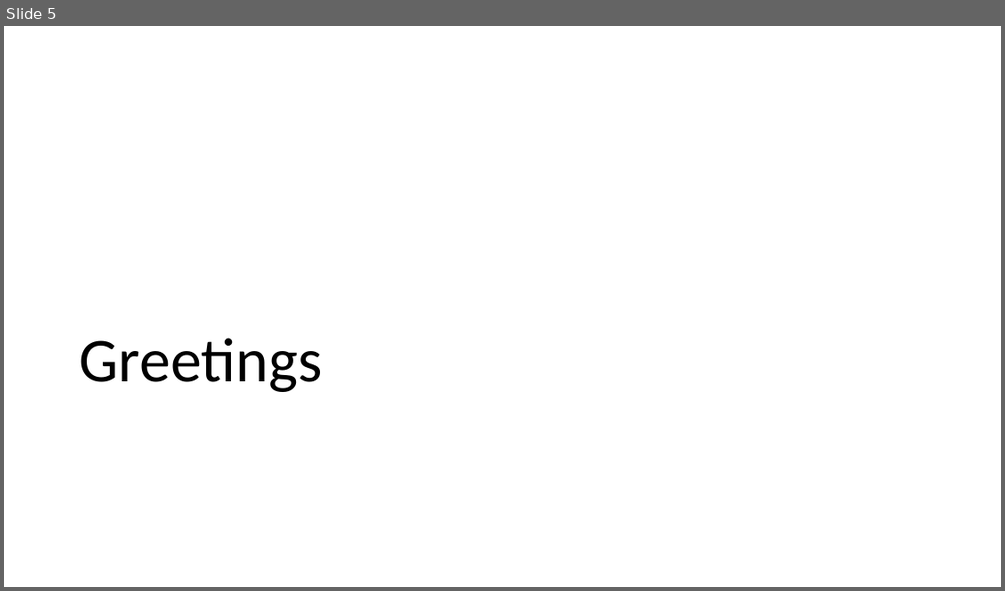
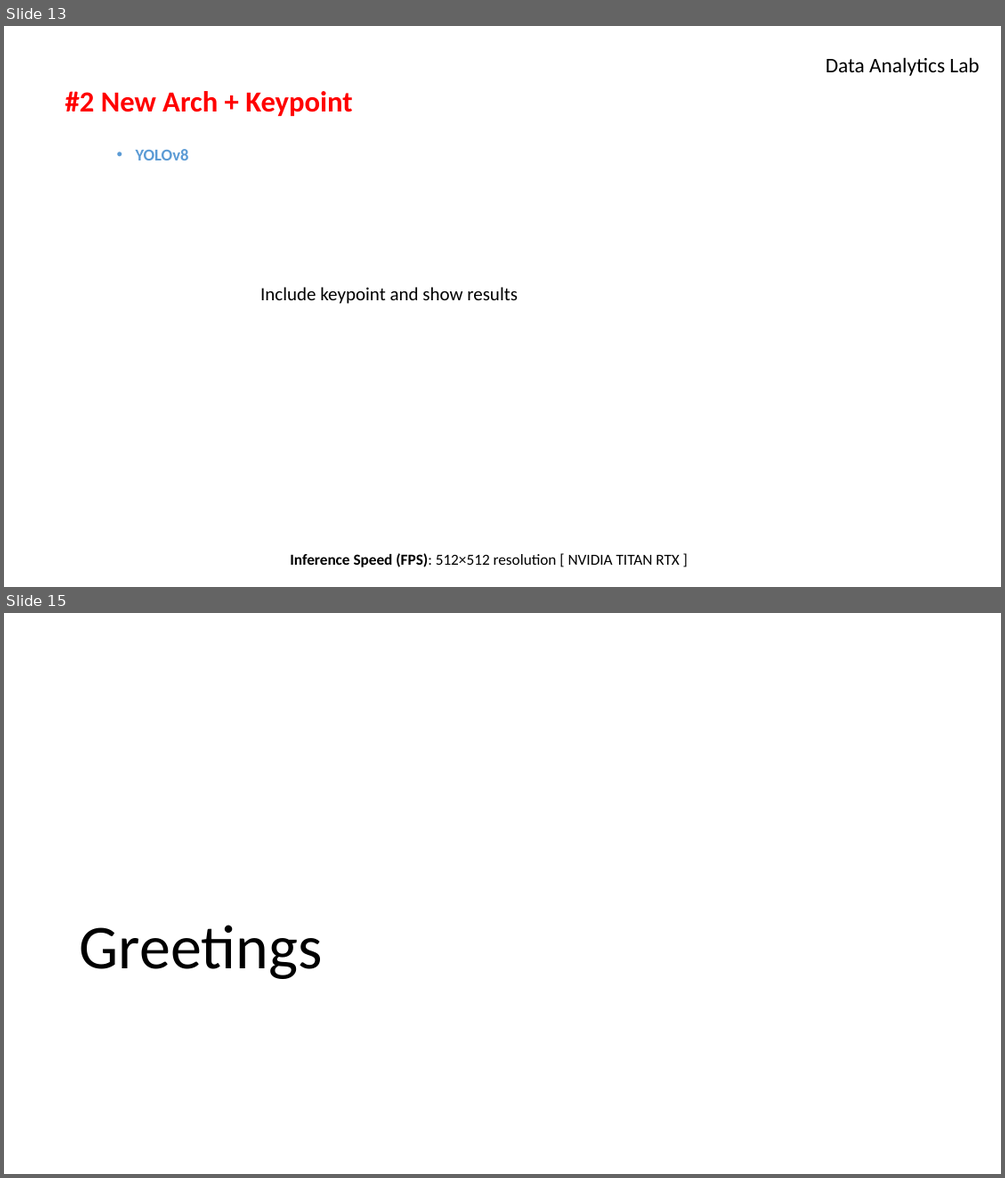
Before and after one commit to azimjaan21/ablation-yolov8m-seg-, a slide deck: experiment [17.07].pptx. Shown one above the other, each under a label of ours: slide 5 before the commit, slides 13 and 15 after it; the slides between them are not shown. The pictures are 1005x591 and 1005x1178 pixels, drawn with LibreOffice and Linux fonts; fonts in the diff are those of the drawing; background and template pictures are left out. Boxes give left, top, right and bottom in pixels: in the first picture for what was removed or moved away, otherwise in the second. Text is boxed around its words. In the diff, an @@ line names an element or a change of style, - is before the commit and + after.

```diff
--- a/experiment [17.07].pptx
+++ b/experiment [17.07].pptx
@@ slide 13 added at <box>4,26,1001,587</box>, background #FFFFFF @@
@@ text added at <box>825,57,979,76</box>, 20 pt, text #000000 @@
+Data Analytics Lab
@@ title added at <box>65,91,352,116</box>, 28 pt, text #FF0000, bold @@
+#2 New Arch + Keypoint
@@ text added at <box>136,149,189,160</box>, 16 pt, text #5B9BD5, bold @@
+• YOLOv8
@@ text added at <box>260,287,518,304</box>, 18 pt, text #000000 @@
+Include keypoint and show results
@@ text added at <box>290,553,680,567</box>, 14.8 pt, text #000000 @@
+Inference Speed (FPS): 512×512 resolution [ NVIDIA TITAN RTX ]
@@ what was slide 5 is now slide 15 @@
```
Also in this commit, not shown: 2 slides changed, 11 other slides added, 2 slides removed, 3 other files.
